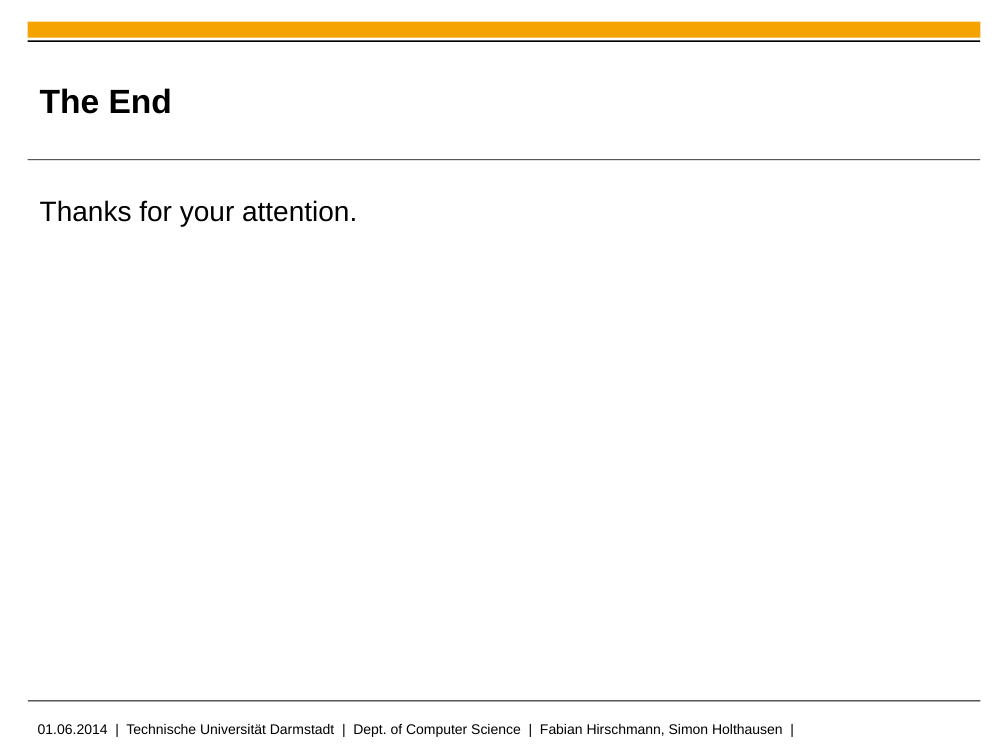
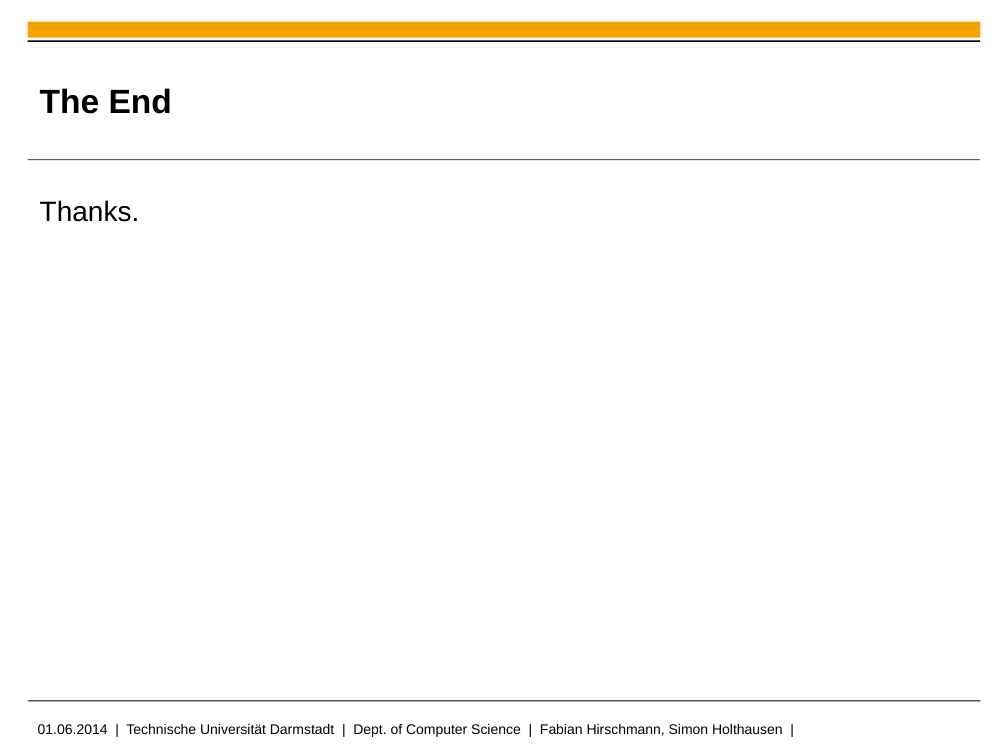
Before and after one commit to fhirschmann/ml_dmc2014, a slide deck: slide 6 of doc/pres-prudsys.pptx. Drawn at 1008x756 pixels with LibreOffice and Linux fonts; fonts in the diff are those of the drawing; background and template pictures are left out. Boxes give left, top, right and bottom in pixels: in the first picture for what was removed or moved away, otherwise in the second. Text is boxed around its words. In the diff, an @@ line names an element or a change of style, - is before the commit and + after.

Commit message:
update pres

```diff
--- a/doc/pres-prudsys.pptx
+++ b/doc/pres-prudsys.pptx
@@ text at [40,200,140,222]: text changed @@
-Thanks for your attention.
+Thanks.
```
